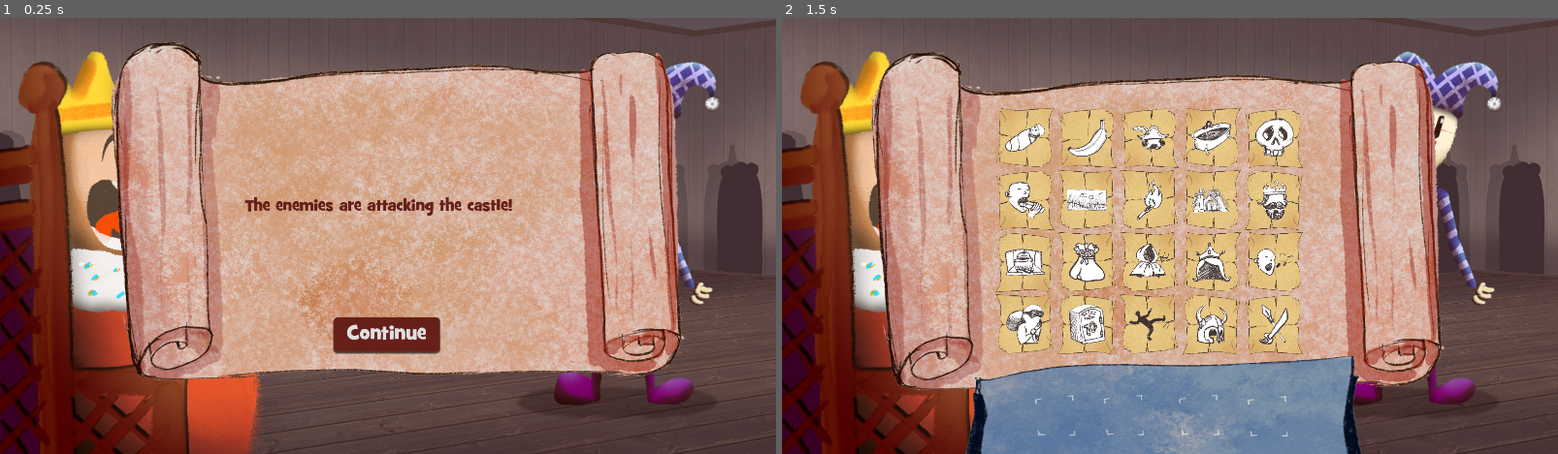
Above: before the commit, frames 1-2 (left to right).
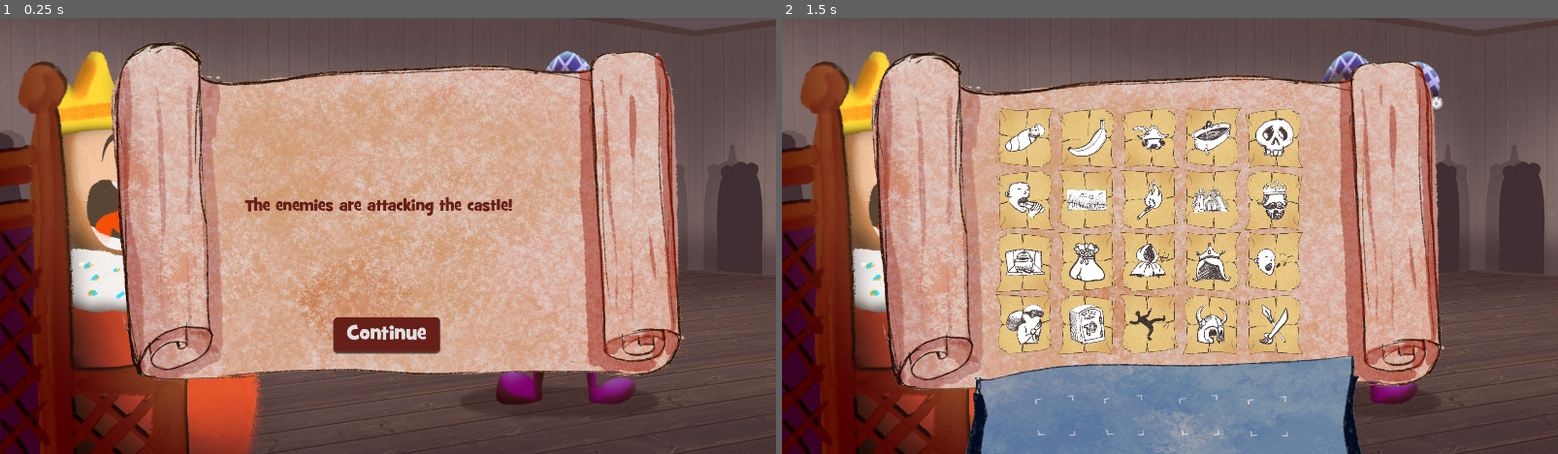
Above: after the commit, the same moments.

Repository: P-Wallis/GGJ-2024
Game: Godot game, scene res://Scenes/level.tscn
Same seed, same stepped clock (60 frames per second), same inputs: the game is played once before the commit and once after it.
Inputs:
- Up to frame 1 (0.25 s): no input
- Up to frame 2 (1.5 s): click "Continue" at 0.5 s; tap Enter at 1.25 s

The runs differ from the first frame. In frame 1, 2.2% of the frame differs, in the area x 60-93%, y 7-91%; in frame 2, 2.3%, in the area x 69-93%, y 7-90%.

Commit message:
Scooted jester over, so animations are more visible

Diff:
--- a/Scenes/level.tscn
+++ b/Scenes/level.tscn
@@ -37,4 +37,4 @@
 [node name="reaction_options_ui" parent="." instance=ExtResource("8_lt7mv")]
 
 [node name="Jester" parent="." instance=ExtResource("9_e283u")]
-position = Vector2(1571, 957)
+position = Vector2(1427, 956)
